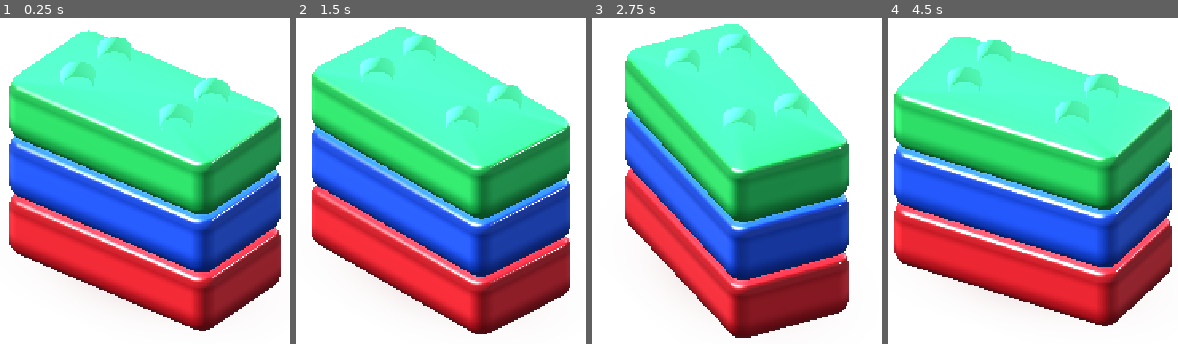
Above: before the commit, frames 1-4 (left to right).
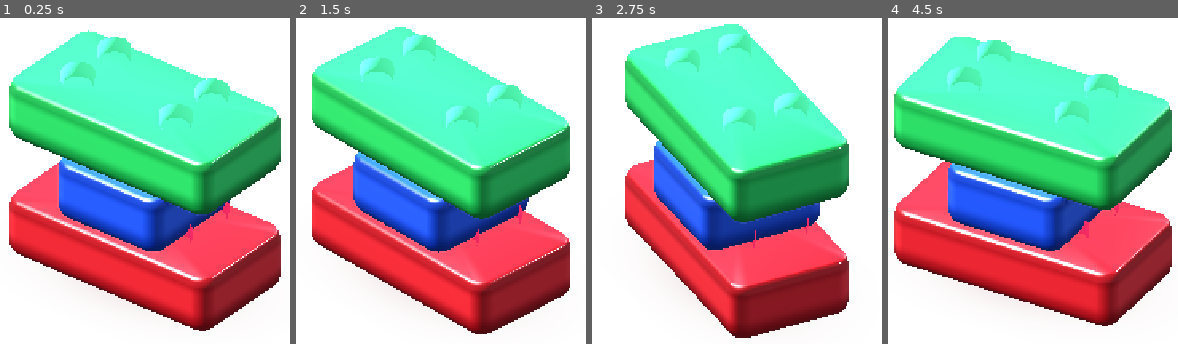
Above: after the commit, the same moments.

Repository: dbrckk/Jelly-bricks
Game: Godot game, scene res://prototypes/single_brick/three_stack.tscn
The game is run twice, just before and just after one commit, with the same random seed, the same clock (stepped at 60 frames per second) and the same inputs. This scene is started directly instead of the project's main scene.
Inputs (mouse positions are in pixels of both pictures, inside the frame that each line leads up to):
- Up to frame 1 (0.25 s): no input
- Up to frame 2 (1.5 s): tap Enter at 0.5 s; move the mouse to (539, 128) at 0.52 s; click (539, 128) at 0.67 s; tap Space at 1.25 s; drag from (351, 207) to (417, 327) at 1.27 s
- Up to frame 3 (2.75 s): tap Enter at 2 s; move the mouse to (outside the picture) at 2.02 s; click (outside the picture) at 2.17 s
- Up to frame 4 (4.5 s): tap Space at 2.75, 4.25 s; drag from (1009, 327) to (896, 47) at 2.77 s; tap Enter at 3.5 s; move the mouse to (1169, 288) at 3.52 s; click (1169, 288) at 3.67 s; drag from (896, 47) to (outside the picture) at 4.27 s

The runs differ from the first frame. In frame 1, 11% of the frame differs, in the area x 3-97%, y 36-78%; in frame 2, 11%; in frame 3, 10%; in frame 4, 11%.

Commit message:
prototype: long-short-long Jelly stack, corrected front faces, stronger delayed wave and real rendered frames

Diff:
--- a/native-godot/prototypes/single_brick/scene.gd
+++ b/native-godot/prototypes/single_brick/scene.gd
@@ -94,7 +94,10 @@
 ## enabled the recessed inner socket roof appears ABOVE the real crown.
 ## Fix orientation in this isolated prototype; do not change game mesh yet.
 func _corrected_shell() -> ArrayMesh:
-    var original: ArrayMesh = GEL.build_studio(2, 0)
+    return _corrected_studio_mesh(2)
+
+func _corrected_studio_mesh(length: int) -> ArrayMesh:
+    var original: ArrayMesh = GEL.build_studio(length, 0)
     var arrays: Array = original.surface_get_arrays(0)
     var indices: PackedInt32Array = arrays[Mesh.ARRAY_INDEX]
     for t in range(0, indices.size(), 3):
--- a/native-godot/prototypes/single_brick/three_stack.gd
+++ b/native-godot/prototypes/single_brick/three_stack.gd
@@ -9,6 +9,9 @@
 var paints: Array[ShaderMaterial] = []
 var stud_paints: Array[StandardMaterial3D] = []
 var layer_energy := PackedFloat32Array([0.0, 0.0, 0.0])
+var layer_sway := PackedFloat32Array([0.0, 0.0, 0.0])
+# The front lip and each support are coupled by delayed, damped waves.
+# Still a deterministic visual approximation: no fake rigid-body claim.
 
 func _ready() -> void:
     super._ready()
@@ -22,12 +25,26 @@
         add_child(layer)
         layers.append(layer)
         var shell_part: MeshInstance3D = layer.get_node("CurvedShellWithSocket")
+        if i == 1:
+            # The reference alternates long / short brick silhouettes.
+            # A one-cell support carries the next two-cell bridge.
+            shell_part.mesh = _corrected_studio_mesh(1)
+            var highlight: MeshInstance3D = layer.get_node("ThinOpticalClearcoat")
+            highlight.mesh = shell_part.mesh
         var paint: ShaderMaterial = gel_material.duplicate() as ShaderMaterial
         paint.set_shader_parameter("pigment",
             Color("#275bf8") if i == 1 else Color("#30d969"))
         shell_part.material_override = paint
         paints.append(paint)
         var caps: MultiMeshInstance3D = layer.get_node("ActualFourMoldedStuds")
+        if i == 1:
+            var short_studs := caps.multimesh.duplicate() as MultiMesh
+            short_studs.instance_count = 2
+            for lane in range(2):
+                short_studs.set_instance_transform(lane,
+                    Transform3D(Basis.IDENTITY.scaled(Vector3(1.0, 0.68, 1.0)),
+                        Vector3(0.5, 0.18944, 0.265 if lane == 0 else 0.735)))
+            caps.multimesh = short_studs
         var caps_mat: StandardMaterial3D = studs.material_override.duplicate() as StandardMaterial3D
         caps_mat.albedo_color = Color("#4270fa") if i == 1 else Color("#44e987")
         caps.material_override = caps_mat
@@ -58,7 +75,12 @@
     for i in range(3):
         var impulse: float = _pulse(elapsed, i)
         layer_energy[i] = impulse
-        var squash_amount: float = impulse * (0.27 if i == 2 else (0.15 if i == 1 else 0.07))
+        var squash_amount: float = impulse * (0.43 if i == 2 else (0.30 if i == 1 else 0.18))
+        var dt_wave: float = elapsed - CONTACT_AT - float(2-i) * WAVE_DELAY
+        var sway: float = 0.0
+        if dt_wave >= 0.0:
+            sway = sin(dt_wave * 19.0) * exp(-dt_wave * 4.8)
+        layer_sway[i] = sway
         var lift: float = 0.0
         if i == 2 and elapsed < CONTACT_AT:
             # Top descends from a clearance, then lands on the second layer.
@@ -67,11 +89,12 @@
             var dt: float = maxf(elapsed - CONTACT_AT, 0.0)
             lift = maxf(0.0, sin(dt * 14.0)) * exp(-dt * 9.0) * (0.07 if i == 2 else 0.015)
         var root_layer: Node3D = layers[i]
-        root_layer.position = Vector3(0.0, i * STEP + lift, 0.0)
-        root_layer.rotation_degrees.z = (sin((elapsed - CONTACT_AT) * 13.0) *
-            impulse * (1.8 if i == 2 else 0.8))
+        var sway_amplitude: float = 0.048 if i == 2 else (0.027 if i == 1 else 0.010)
+        root_layer.position = Vector3((0.5 if i == 1 else 0.0) +
+            sway * sway_amplitude, i * STEP + lift, 0.0)
+        root_layer.rotation_degrees.z = sway * (3.8 if i == 2 else (2.3 if i == 1 else 0.9))
         paints[i].set_shader_parameter("deformation", squash_amount)
-        paints[i].set_shader_parameter("tilt_energy", impulse * 0.09)
+        paints[i].set_shader_parameter("tilt_energy", sway * 0.48)
         # Both the shell and its highlights follow the same root transform.
     phase_name = "contact" if elapsed >= CONTACT_AT and elapsed < 1.15 else "stack"
 
--- a/native-godot/prototypes/single_brick/three_stack_capture.gd
+++ b/native-godot/prototypes/single_brick/three_stack_capture.gd
@@ -18,6 +18,15 @@
             push_error("Three independent molded layers were not constructed")
             quit(1)
             return false
+        var center_piece: Node3D = stage.layers[1]
+        var center_shell: MeshInstance3D = center_piece.get_node("CurvedShellWithSocket")
+        var center_studs: MultiMeshInstance3D = center_piece.get_node("ActualFourMoldedStuds")
+        if center_studs.multimesh.instance_count != 2 or \
+                absf(center_shell.mesh.get_aabb().size.x - 1.072) > 0.03 or \
+                absf(center_piece.position.x - 0.5) > 0.001:
+            push_error("Center support must be a one-cell Jelly with two short studs")
+            quit(1)
+            return false
         stage.sample_stack("rest")
         if stage.layer_energy[0] > 0.0001 or stage.layer_energy[1] > 0.0001 or stage.layer_energy[2] > 0.0001:
             push_error("Rest pose should have no compression")
@@ -36,6 +45,12 @@
         stage.set_stack_time(0.89)
         if stage.layer_energy[0] <= 0.01:
             push_error("Support wave never reached base")
+            quit(1)
+            return false
+        stage.sample_stack(STATES[0])
+        stage.set_stack_time(0.94)
+        if absf(stage.layer_sway[1]) < 0.05 or stage.layer_sway[2] == 0.0:
+            push_error("Visible delayed wobble not propagated through support")
             quit(1)
             return false
         stage.sample_stack(STATES[0])
Binary file added: native-godot/prototypes/single_brick/renders/stack-01-rest.png
Binary file added: native-godot/prototypes/single_brick/renders/stack-02-approach.png
Binary file added: native-godot/prototypes/single_brick/renders/stack-03-contact.png
Binary file added: native-godot/prototypes/single_brick/renders/stack-04-wave.png
Binary file added: native-godot/prototypes/single_brick/renders/stack-05-settled.png
Not shown, changed: native-godot/prototypes/single_brick/THREE_STACK.md
